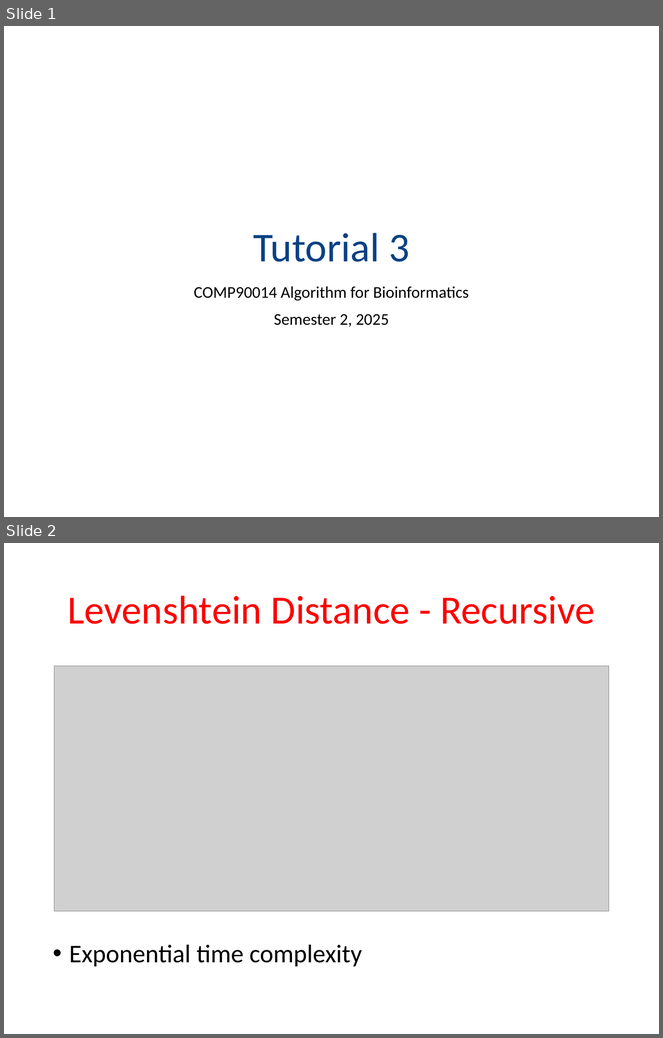
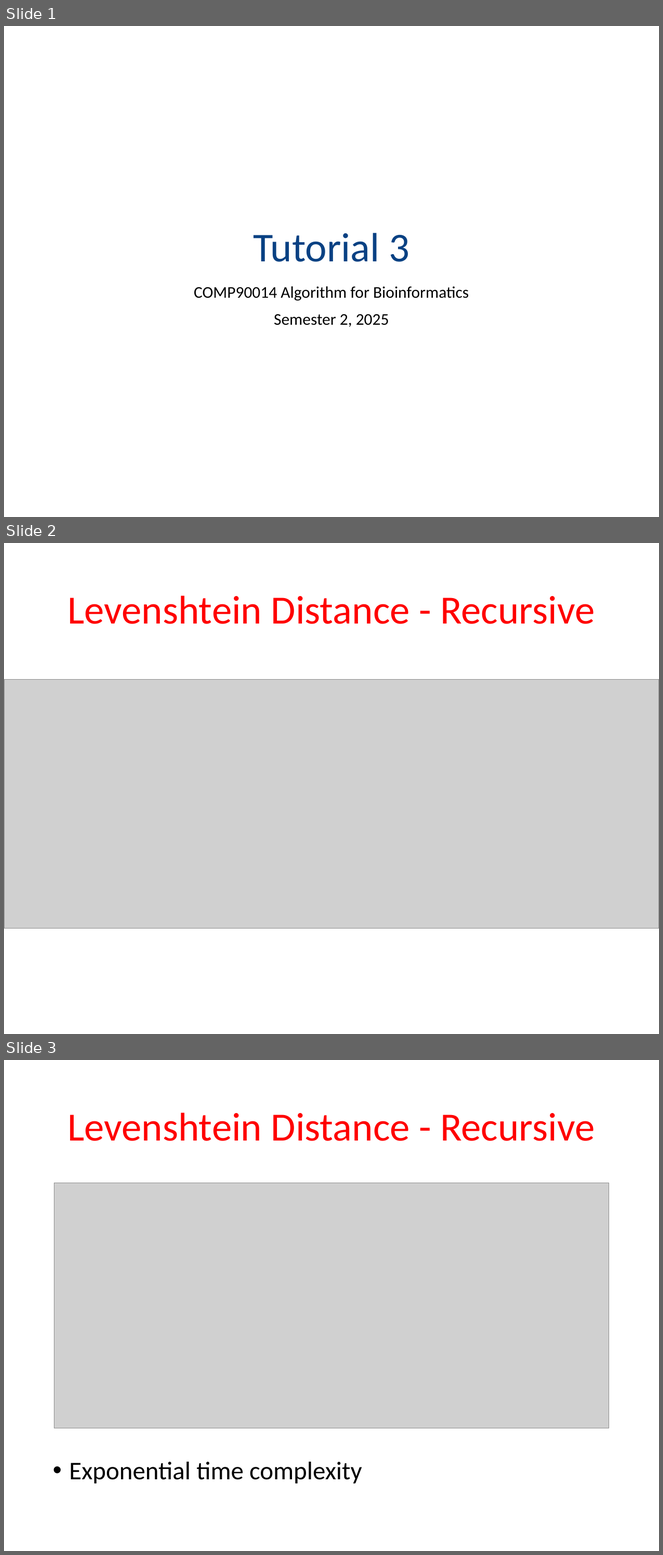
Before and after one commit to melbournebioinformatics/COMP90014_2025, a slide deck: tutorials/week3/week03-tutorial.pptx. Shown one above the other, each under a label of ours: slides 1 and 2 before the commit, slides 1, 2 and 3 after it. The pictures are 663x1038 and 663x1555 pixels, drawn with LibreOffice and Linux fonts; fonts in the diff are those of the drawing; grey boxes stand for pictures; background and template pictures are left out. Boxes give left, top, right and bottom in pixels: in the first picture for what was removed or moved away, otherwise in the second. Text is boxed around its words. In the diff, an @@ line names an element or a change of style, - is before the commit and + after.

Commit message:
Week2 Slides Minor Update

```diff
--- a/tutorials/week3/week03-tutorial.pptx
+++ b/tutorials/week3/week03-tutorial.pptx
@@ slide 2 added at (x1=4, y1=543, x2=659, y2=1034), background #FFFFFF @@
@@ text added at (x1=67, y1=596, x2=595, y2=624), 44 pt, text #FF0000 @@
+Levenshtein Distance - Recursive
@@ picture added at (x1=4, y1=679, x2=659, y2=928) @@
@@ what was slide 2 is now slide 3 @@
```
Also in this commit, not shown: 1 other file.
